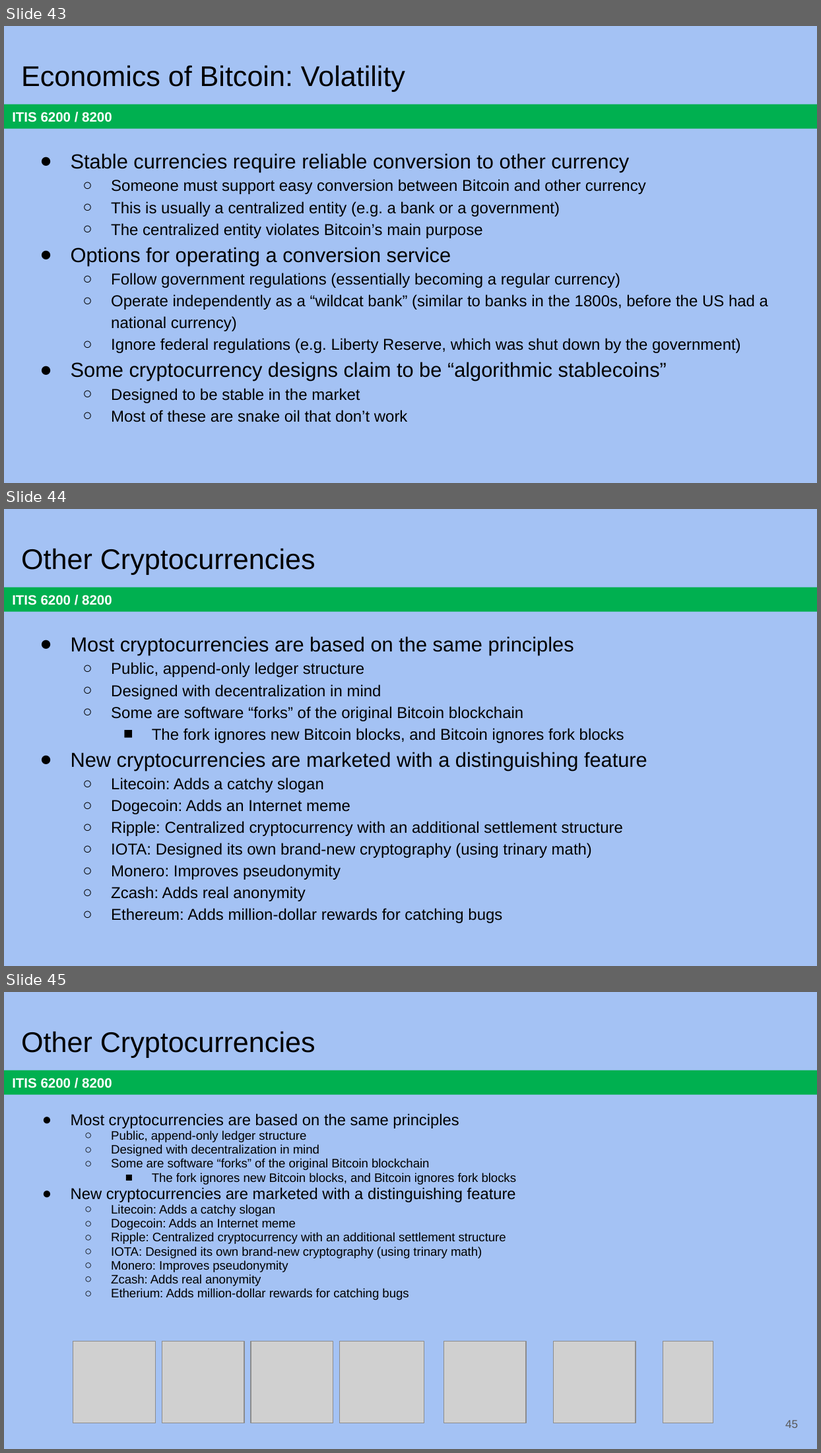
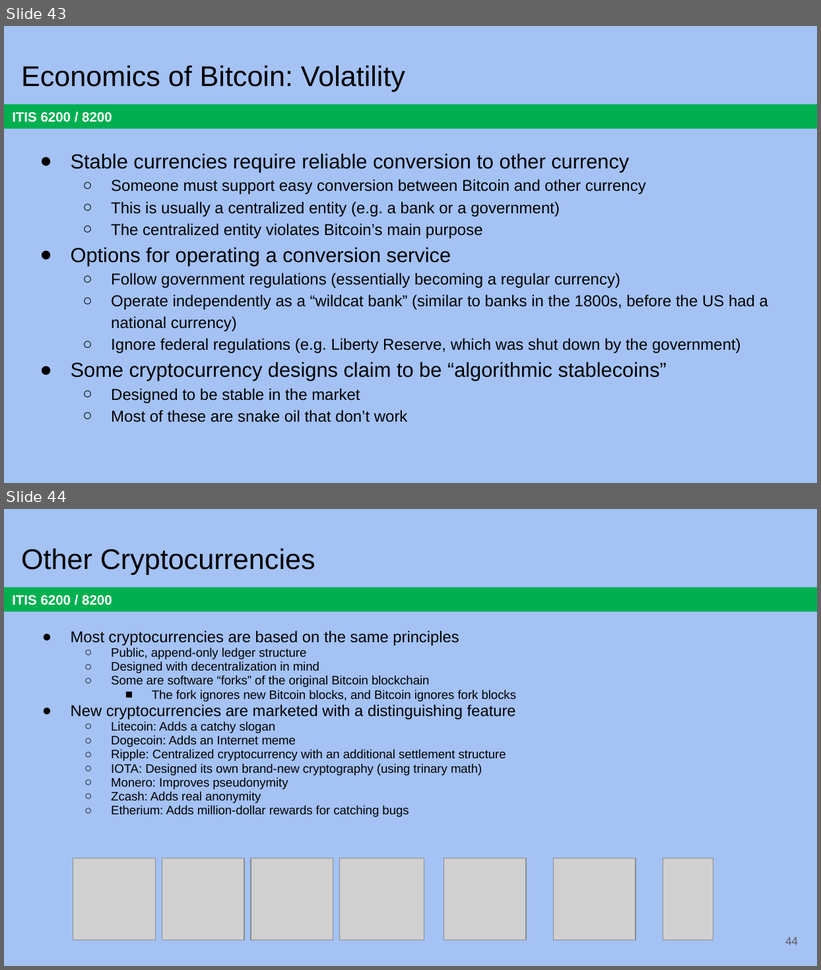
Before and after one commit to jx5c/github.io, a slide deck: teaching/ITIS6200/2023fa/lectures/lec08.pptx. Shown one above the other, each under a label of ours: slides 43, 44 and 45 before the commit, slides 43 and 44 after it. The pictures are 821x1453 and 821x970 pixels, drawn with LibreOffice and Linux fonts; fonts in the diff are those of the drawing; grey boxes stand for pictures. Boxes give left, top, right and bottom in pixels: in the first picture for what was removed or moved away, otherwise in the second. Text is boxed around its words. In the diff, an @@ line names an element or a change of style, - is before the commit and + after.

```diff
--- a/teaching/ITIS6200/2023fa/lectures/lec08.pptx
+++ b/teaching/ITIS6200/2023fa/lectures/lec08.pptx
@@ slide 44 removed at (x1=4, y1=509, x2=817, y2=966), background #A4C2F4; not listed: 1 template element that a slide beside it also shows @@
@@ title removed at (x1=21, y1=548, x2=316, y2=575) @@
-Other Cryptocurrencies
@@ text removed at (x1=71, y1=636, x2=648, y2=923) @@
-● Most cryptocurrencies are based on the same principles
-  ○ Public, append-only ledger structure
-  ○ Designed with decentralization in mind
-  ○ Some are software “forks” of the original Bitcoin blockchain
-    ■ The fork ignores new Bitcoin blocks, and Bitcoin ignores fork blocks
-● New cryptocurrencies are marketed with a distinguishing feature
-  ○ Litecoin: Adds a catchy slogan
-  ○ Dogecoin: Adds an Internet meme
-  ○ Ripple: Centralized cryptocurrency with an additional settlement structure
-  ○ IOTA: Designed its own brand-new cryptography (using trinary math)
-  ○ Monero: Improves pseudonymity
-  ○ Zcash: Adds real anonymity
-  ○ Ethereum: Adds million-dollar rewards for catching bugs
@@ what was slide 45 is now slide 44 @@
@@ page number at (x1=785, y1=937, x2=798, y2=945): text changed @@
-45
+44
```
Also in this commit, not shown: 1 other file.
